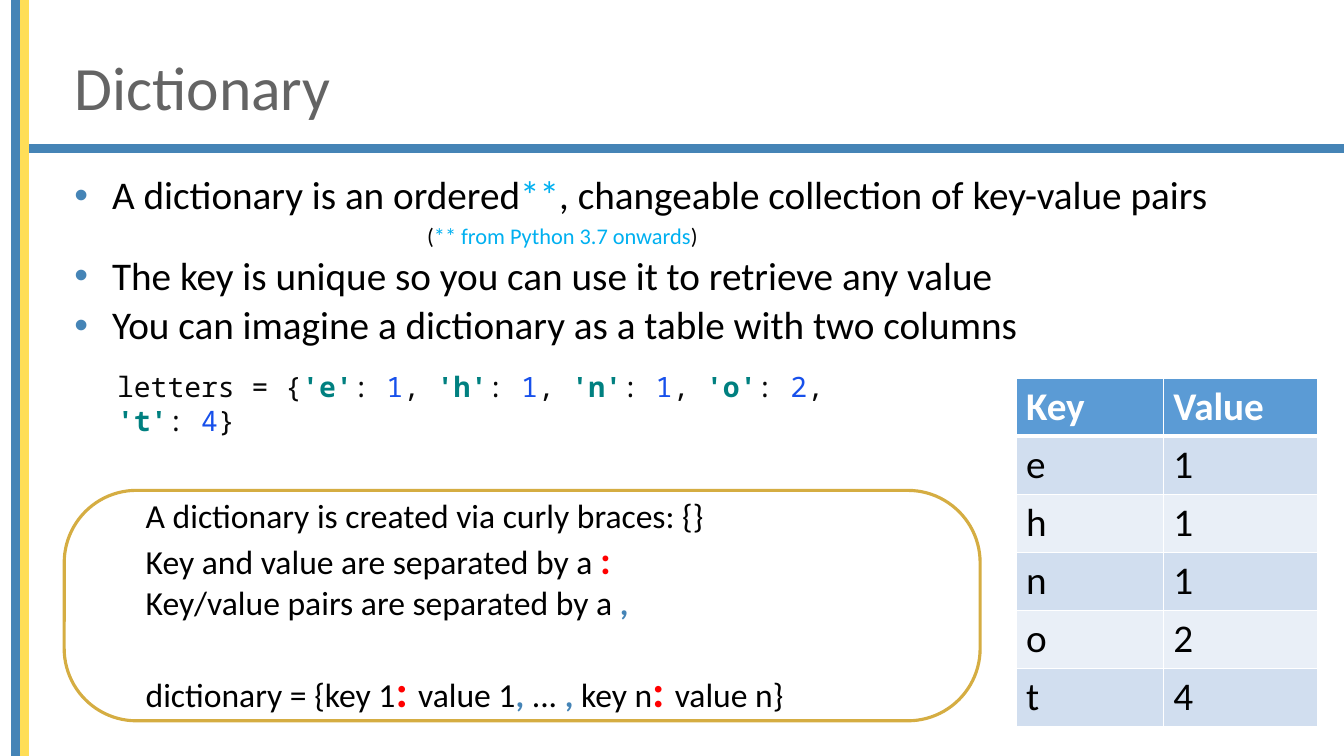
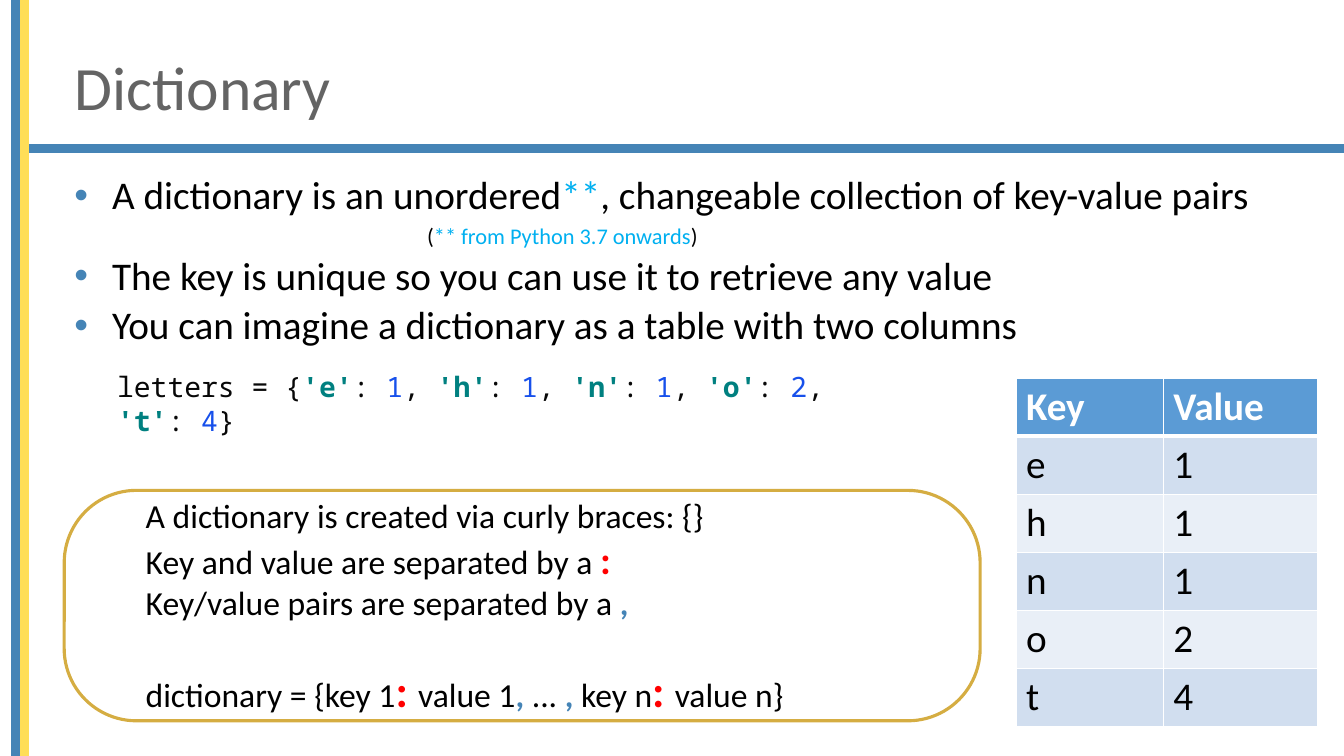
Before and after one commit to brentpulmansTM/Beobank-October-2022, a slide deck: slide 14 of Basic_python/10 Set and Dictionary.pptx. Drawn at 1344x756 pixels with LibreOffice and Linux fonts; fonts in the diff are those of the drawing; background and template pictures are left out. Boxes give left, top, right and bottom in pixels: in the first picture for what was removed or moved away, otherwise in the second. Text is boxed around its words. In the diff, an @@ line names an element or a change of style, - is before the commit and + after.

```diff
--- a/Basic_python/10 Set and Dictionary.pptx
+++ b/Basic_python/10 Set and Dictionary.pptx
@@ text at [112, 181, 1249, 216]: text changed @@
-• A dictionary is an ordered**, changeable collection of key-value pairs
+• A dictionary is an unordered**, changeable collection of key-value pairs
```
Also in this commit, not shown: 5 other slides changed, 5 other files.
